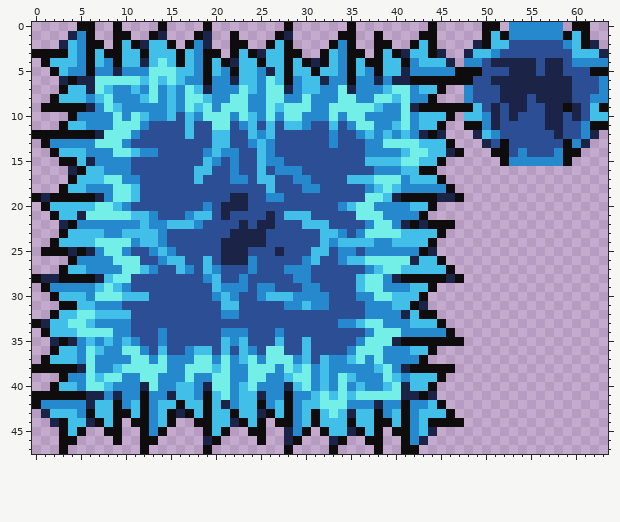
File history of a pixel-art file, world/assets/ice.aseprite. Above is the file before it was changed.
64x48 pixels, 1 frame.
The same view after the edit:
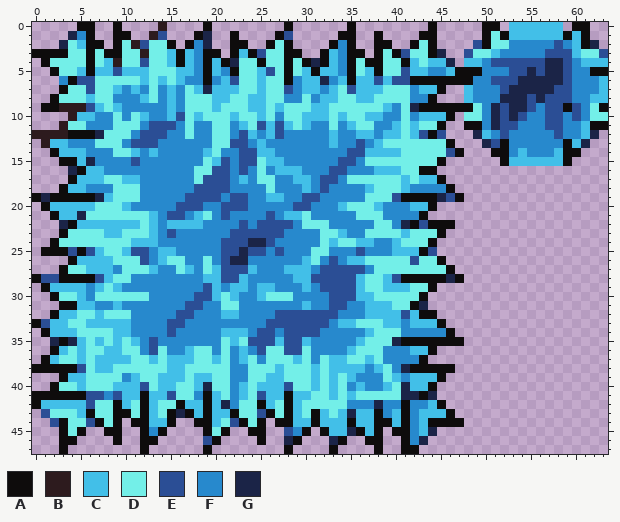
Palette (. is transparent): A #0e0c0c  B #2d1b1e  C #42bfe8  D #73efe8  E #2b4e95  F #2789cd  G #1b2447
The edit:
layer "Layer 2" added
--- layer "Layer 2"
@@ x 0..63 @@
- 0 .....AA..A....A....A........A......A........A.....AA.FFFFFF.AA..
- 1 ....GFA..AA..AG...AG..A....AG.....AA..A....AA.....ACAFFFFFFACA..
- 2 ...GCFAA.ACAGCCA.AFG..AA..ACA....AFA..AA..ACA....GACCEEEEEEFCAG.
- 3 AAAACFACAACCACCCACFAA.ACAGCCAA..ACFAA.ACAGCCAG..GCCFEEEEEEEECCCG
- 4 .ACCCFACFACCGCDCACFACAGCCACCACAGACFACAACCAFCCCG.FFEGGGGGEGGEFFFF
- 5 ..ACFFAFFGFFFDDDCCFACFACCFGCACCACCFACFACCGFFFFFAAAEEEGGGEGGEEEAA
- 6 ...GAGGDDDDDCDCDCFFAFFGCCFDCAFCCGFFAFFGFGGAAAAAAAEEGGGGGGGGGEEEF
- 7 ...ACCGDCFFCFDFCFDCGFFFDCFDDGFCCFFDGFFFCDDFCCA..FEEEGGGGGGGGEEEF
- 8 ..ACCCFCDFFFCDFCFDDCFFDDFFDDFFDFFFDDFFDDCDFFA...FEEEGGGEGGGGEEFF
- 9 .AAAAAGFDCFFFFFCFDCDFDDDFFDCDDDFFDDDDDCFFDGAAAAAACEGEGGEEGGAGECA
-10 ....AFFFFDFDCFFCECFDDDFDCFDFDDFFFDFDDFFFFDFCCCA.CCFGEGEEEGGEGECC
-11 ...ACCFFFDDDFEEEECEEDDEFCECECCFEECEFDDFFCDFCCA..AAFGEEEEEGGEEFAA
-12 AAAAAAAGDDDFEEEEECEECCEECFCEEEEEEFEEFCFCFCFGAG...GCFEEEEEEGEEFG.
-13 .AFFFFFDDDFEEEEEEEEECCEEFCFEEEEEEFEEEFFDDDDCCCA...GEAEEEEEEAFG..
-14 ..ACCCFFFDDCFFEEEEEFCFFEECFEEEEEEEEEEFFFFCDDCCGA...AAEFEEEFAA...
-15 ...AACGFFFFEEEEEEEECFEFEECFFEEEEEEEEECCCCDDCCA......AFFFFFFA....
-16 ....GACCFFFEEEEEEECCEEFEECEFFFEEEEEEEEFFFCCAA...................
-17 ....ACCCDDFFEEEEEECEEEFFECCEEFFEEEECCCDDDFCCCA..................
-18 ...ACCFFFDDCEEEEEEEEEEEEEECEEEFFEEEEEFCDCFFFFFA.................
-19 AGAAAAAGFDDCEEEEEEEEEEGGEEFFEEEEEEEEEDDCGAAAAGGA................
-20 .ACCCCCDDCFEEEEEEEEFEGGGEEEEEEEEEEFCDDFFFFCCA...................
-21 ..ACCGDDDDDCCFEEEFCCEGEEEEGECCCEEEEEDDDFFFFA....................
-22 ...GAFFFFFFFCFFCCCFEEEEGEGGEEECCCEEEEFDDFGAGAAA.................
-23 ...ACCCCFFCCCCFEEEEEEEGGGGEEEEEECCFEFDDDDCCCCA..................
-24 ..ACCCCDDDDFCCFEEEEEEGGGGGEEEEEECFCCCCFFCCCCA...................
-25 .AAAGAGFDDFEEFCFEEEEEGGGEEEGEEECCEFFEFFFFFFAG...................
-26 ....AFFFFDDDEEFCCEECEGGGFEEEEEFCEEFCCDDDDDGCCA..................
-27 ...ACCFFFFDDCFEECFECFEEEFEEEFFFEEEEEEFCDDCCCCCA.................
-28 AGGAAAAGCDDEEEEEEEEFCEEFEEEEEFFEEEEECDDFGAAAAAGA................
-29 .AFFFFFCDCFEEEEEEEEECFFFEFFEEEFFEEEECDDFFFCCA...................
-30 ..ACCCFDDDCCCEEEEEEEFCFEEFCCCFFFFEEEFFDDCCCA....................
-31 ...AACCFFFEEEEEEEEEEECCEEEEEFFCFFEEEEFFFCCAG....................
-32 ..ACCDDCCCCEEEEEEEEEEFFEEEEEEEEEEEEEEFFFFGCAA...................
-33 AGCCDDCFFFFEEEEEEEEEEEEEEEEEEEEEEEFFCDDFFFCCCA..................
-34 .ACCCDDDDFFEEEFEEEEEEFFFEEEFEEEEEEEEEFDDDFFFFFA.................
-35 ..GAGFCFCFCFEEFEEEEEECFCEEECEECEEEEEFDDDGAAAAAAA................
-36 ..ACCFDCFFDDFECEEFCCECECFEDDEECEEEEFDDDFFFCCA...................
-37 .ACCCFDFFFFDDFDFFFDDFDFCDFDDDFCECFFCDFDFFFFA....................
-38 AAAAAGDFFCDDDDDFFDDDCDFFDDDFDCDFCFFFFFCDFGAAAAA.................
-39 ...AFFDCDDFFDDFFFDFFDDFFDDFFCDDFCFDCFFFDCFCCCA..................
-40 ..ACCFDDCFFFGDFFCCFGDDFCDFFFGCDFCFDFCFFCDGCCA...................
-41 AAAAAAGGFGFFAFFGCCFACDFCCGFFAFFCDCDCDDDDDGGAG...................
-42 AFFFFFGCCAFCAFCCACCACGFCCAFCAFCCDDDFFFGFFAFFCA..................
-43 .GCCCFACCAACAFCAGACACCACCGACAFCACDCGCCAFCAFCCCA.................
-44 ..GACCGACA.AAFCA..AACCGACA.AAFCACCCACCAACAFCAAAA................
-45 ...ACA..AA..AFA....ACA..AA..GFA.ACCGACA.AAFCG...................
-46 ...AA....A..AA.....GA....A..GA...GA..AA..AFG....................
+ 0 .....AA..A....B....A........A......A........A.....AA.CCCCCC.AA..
+ 1 ....GFA..AA..BE...AG..A....AE.....AA..A....AA.....ADACCCCCCACA..
+ 2 ...GDCAA.ADBEDDA.AFG..AA..ADA....AFA..AA..ADA....EADDFFFFFEFCAG.
+ 3 AAAADDADAADDBDDCACFAA.ACAEDDAA..ACFAA.ADAEDDAG..EDDCFFFFFEEECDDE
+ 4 .ADDDDADCBDDEDDCACFACAGDDADDADAGACFADAADDACDCCG.CCFEEEEEEGGEFCCC
+ 5 ..ADDCACCECCCDDDCCFACFADDCEDADCACCFADCADDECCFFCAAAFFFEEGEGGEFFAA
+ 6 ...FAEEDDDDDCDCDCFFAFCEDDCDDAFCCGFCACCECEEAAAAAAAFFEEEGGGGGEFFFC
+ 7 ...ADDEDDCFCFDFCFDCGCCCDDCDDEFCCFCDECCCDDDFCCA..CFFFEGGGGGEEFFFC
+ 8 ..ADDDCDDFFFCDFCFDDDCCDDCCDDFFDFCCDDCCDDDDFFA...CFFFGGGEGEEEFFCC
+ 9 .AABBBECDCFFFFFCFDDDCDDDCCDCDDDCCDDDDDDCFDGAAAAAADFGEGGEFEEAEFDA
+10 ....BCCFFDFDCFFCEDCDDDCDDCDFDDCCCDCDDCCFFDFCCCA.DDFGEGEFFEEFEFDD
+11 ...BDDFFFDDDFEEEFDFFDDFCDECECDCFFDFCDDFFCDCDDA..AAFGEEFFFEEFFCAA
+12 BBBBAAAGDDDFEEEFFDFFDDFECFCEFFFFFCFFCCFCCDCEAE...GCFEFFFFFEFFCG.
+13 .BCCFFFDDDFEEEFFFFFFDDEEFCFFFFFFFCFFEFCDDDDDDDA...GEAFFFFFFACG..
+14 ..ACCCFFFDDCFCFFFFFCDFFEECCFFFFFFFFEECCCCDDDDDEA...AAFCFFFCAA...
+15 ...AACGFFFFEFFFFFFFDCEFEEDCCFFFFFFEEFDDDDDDDDA......ACCCCCCA....
+16 ....GACCFFFFFFFFFFDDEEFEFDFCCCFFFEEFFFCCCDDAA...................
+17 ....ACCCDDCCFFFFFFDEEEFCFDDFFCCFEEFDDDDDDCDCCA..................
+18 ...ACCFFFDDDFFFFFFEEEEFFFFDFFFCFEFFFFCDDDCFFFFA.................
+19 AGAAAAAGCDDDFFFFFEEEEFEEFFCCFFEEFFFFFDDDEAAAAGEA................
+20 .ACCCCCDDDCFFFFFEEEFFEEEFFFFFEEFFFCDDDCFFFCCA...................
+21 ..ACCGDDDDDDDCFEEFCDFEFFFFEFCCDFFFFFDDDFFFFA....................
+22 ...GACCCCCCCDCFCCCCFFFFEFEEEEFDDDFFFFFDDFGAEAAA.................
+23 ...ADDDDCCDDDCFEFFFFFFEEEEEEFFFFDDCFFDDDDCDDDA..................
+24 ..ADDDDDDDDCCCFFFFFFFEEEGGEFFFFFDCDDCCFFCDDDA...................
+25 .AAAEAECDDCEEFCCFFFFFEEGEEFEFFFDDFFFEFFFCCCAE...................
+26 ....ACCCCDDDEFCDDFFDFEGGFFFFFFCDFEFCCDDDDDEDDA..................
+27 ...ADDCCCFDDDCFFDCFDCEEECFFFCCCFEEEEEFDDDDDDDDA.................
+28 AEEAAAAECDDFFFFFFFFCCEECFFFFFCCEEEEECDDCEAAAAAGA................
+29 .ACCCCFCDCFFFFFFFFFECFCCFCCFFFCFEEEECDDCCCDDA...................
+30 ..ADDCFDDDDDDFFFFFEECDCFFCDDDFFFFEEECCDDDDDA....................
+31 ...AACCFFCFFFFFFFEEFFDDFFFFFFFCFFEEFFCCCDDAG....................
+32 ..ACCDDCDDDFFFFFEEFFFCCFFFFEEEEEEEFFFCCCCECAA...................
+33 AECCDDCCCCCFFFFEEFFFFFFFFFEEEEEEEFCCDDDCCFCCCA..................
+34 .ACCCDDDDCCFFFFEFFFFFCCCFEEFEEEEFFFFFCDDDFFFFFA.................
+35 ..GAGCDCDCDCFEFFFFFFFDCDEEECEECFFFFFCDDDGAAAAAAA................
+36 ..ACDCDDCCDDFEDFFCDDFDFCFEDDEEDFFFFCDDDFFFCCA...................
+37 .ACDDCDCCCCDDCDCCCDDCDFCDFDDDCDFDCCDDCDFFFFA....................
+38 AAAAAEDCCDDDDDDCCDDDDDFFDDDCDDDCDCCCCFCDFGAAAAA.................
+39 ...ACCDDDDFCDDCCCDCCDDFFDDCCDDDCDCDCFFFDCFCCCA..................
+40 ..ADDCDDDCCCEDCCDDCGDDFCDCCCEDDCDCDFCFFCDGCCA...................
+41 AAAAAAEEFECCACCEDDFACDFCDECCACCDDCDCDDDDDGGAG...................
+42 ACCCCCEDDACDACDDACCACGFDDACDACDDDDDFFFGFFAFFCA..................
+43 .EDDDCADDAADACDAGACACCADDEADACDACDCGCCAFCAFCCCA.................
+44 ..EADDEADA.AACCA..AACDEADA.AACCACCCACCAACAFCAAAA................
+45 ...ADA..AA..AFA....ADA..AA..EFA.ACCGACA.AAFCG...................
+46 ...AA....A..AA.....EA....A..GA...GA..AA..AFG....................
 47 ...A........A......A........A....A....A..AA.....................
Pixel boxes of the changes (left, top, right, bottom) in both pictures:
changed: (32, 22, 608, 445)
